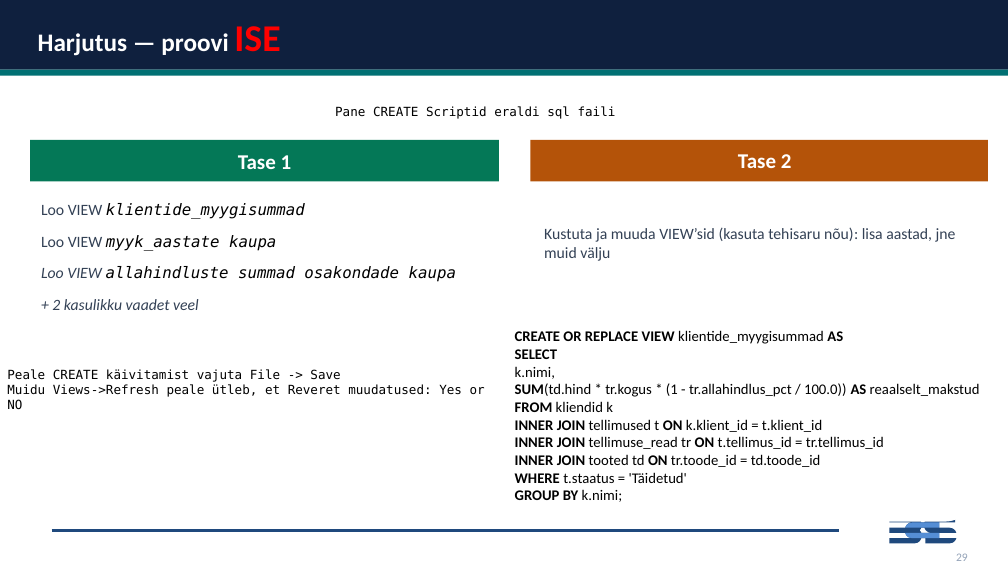
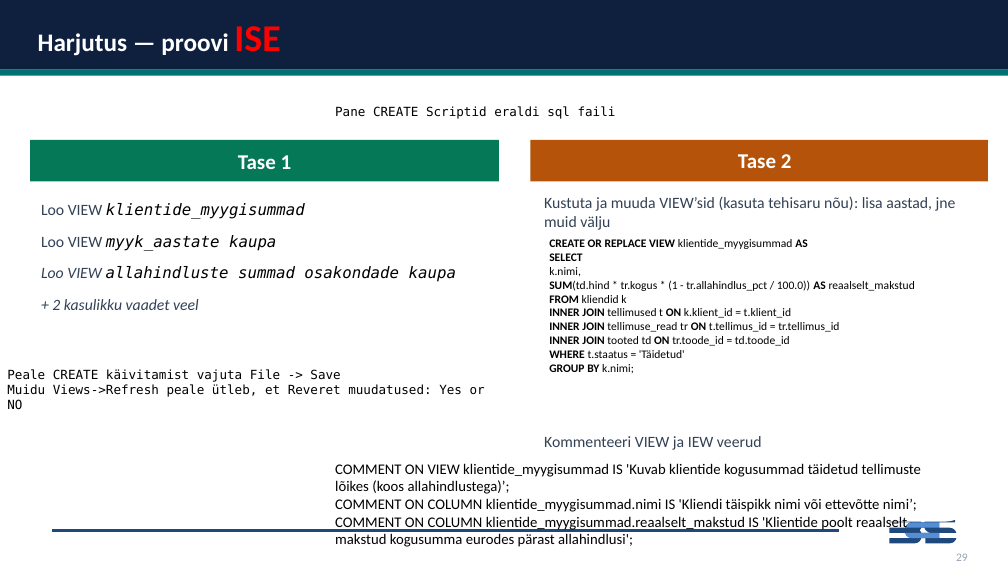
Before and after one commit to emilieabel/andmetarkus, a slide deck: slide 29 of Materjalid/Day8 SQL/8-paev-andmetarkus-esitlus.pptx (slide 39 before the commit). Drawn at 1008x567 pixels with LibreOffice and Linux fonts; fonts in the diff are those of the drawing. Boxes give left, top, right and bottom in pixels: in the first picture for what was removed or moved away, otherwise in the second. Text is boxed around its words. In the diff, an @@ line names an element or a change of style, - is before the commit and + after.

```diff
--- a/Materjalid/Day8 SQL/8-paev-andmetarkus-esitlus.pptx
+++ b/Materjalid/Day8 SQL/8-paev-andmetarkus-esitlus.pptx
@@ rounded rectangle removed at <box>30,140,499,522</box> @@
@@ text "CREATE OR REPLACE VIEW klientide_myygisummad ...": place and size @@
-text "CREATE OR REPLACE VIEW klientide_myygisummad ..." at <box>515,330,980,502</box>
+text "CREATE OR REPLACE VIEW klientide_myygisummad ..." at <box>549,239,915,373</box>
@@ text "CREATE OR REPLACE VIEW klientide_myygisummad ..." at <box>549,239,915,373</box>: size 14 to 11 pt @@
@@ text at <box>544,436,762,450</box>: paragraph added @@
+Kommenteeri VIEW ja IEW veerud
@@ text added at <box>335,463,921,547</box>, 14 pt, text #000000 @@
+COMMENT ON VIEW klientide_myygisummad IS 'Kuvab klientide kogusummad täidetud tellimuste lõikes (koos allahindlustega)’;
+COMMENT ON COLUMN klientide_myygisummad.nimi IS 'Kliendi täispikk nimi või ettevõtte nimi’;
+COMMENT ON COLUMN klientide_myygisummad.reaalselt_makstud IS 'Klientide poolt reaalselt makstud kogusumma eurodes pärast allahindlusi';
```
Also in this commit, not shown: 13 slides removed, 11 other files.
